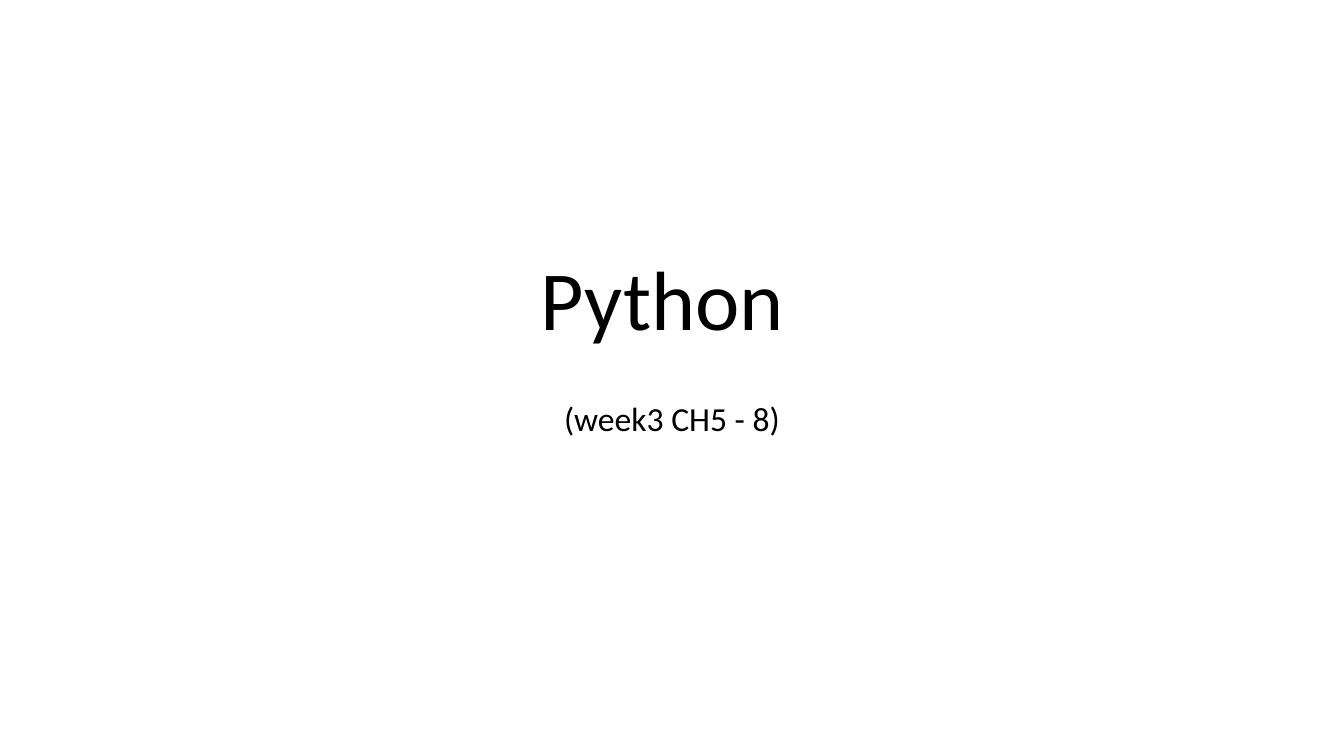
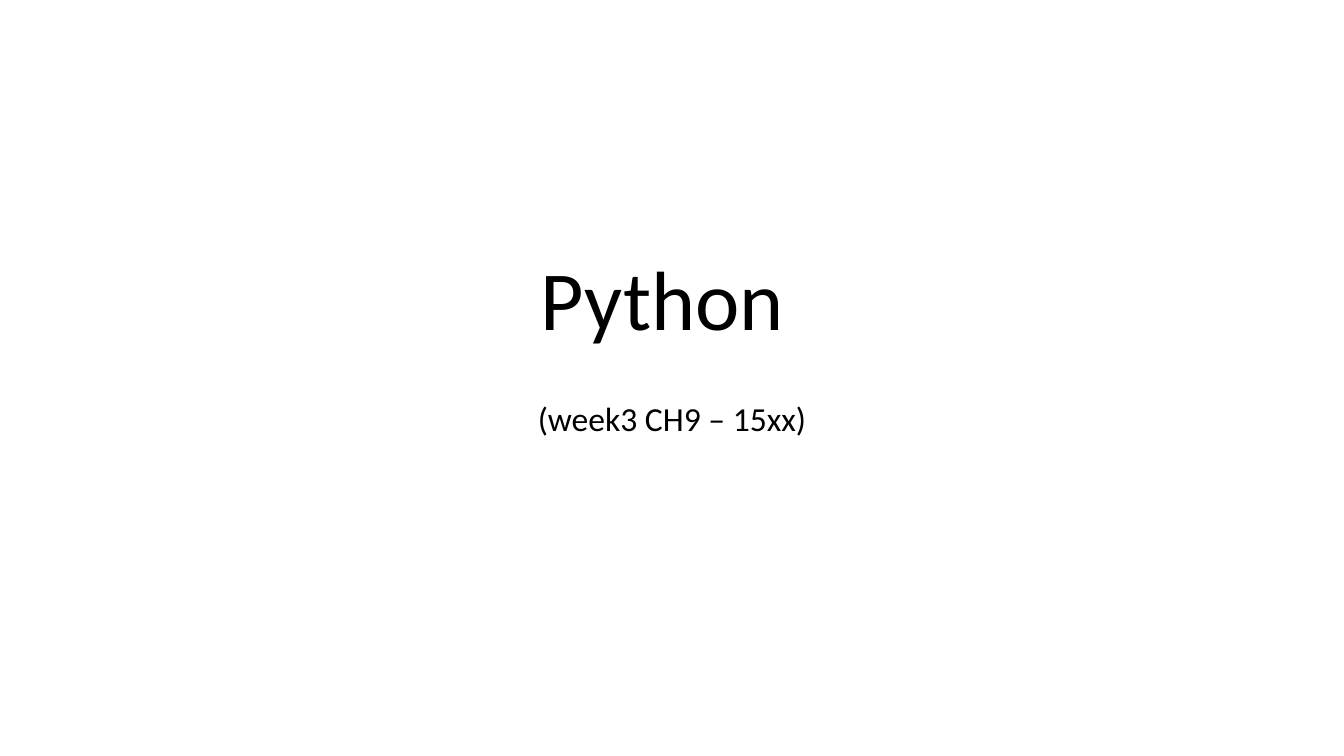
Before and after one commit to MobyAtTheo/PSG3, a slide deck: slide 1 of week05-ch9-15plus-pys.pptx. Drawn at 1344x756 pixels with LibreOffice and Linux fonts; fonts in the diff are those of the drawing. Boxes give left, top, right and bottom in pixels: in the first picture for what was removed or moved away, otherwise in the second. Text is boxed around its words. In the diff, an @@ line names an element or a change of style, - is before the commit and + after.

Commit message:
Updated "slide 1" chapter list. 	modified:   week05-ch9-15plus-pys.pptx

```diff
--- a/week05-ch9-15plus-pys.pptx
+++ b/week05-ch9-15plus-pys.pptx
@@ subtitle at <box>538,406,806,436</box>: text changed @@
-(week3 CH5 - 8)
+(week3 CH9 – 15xx)
```
